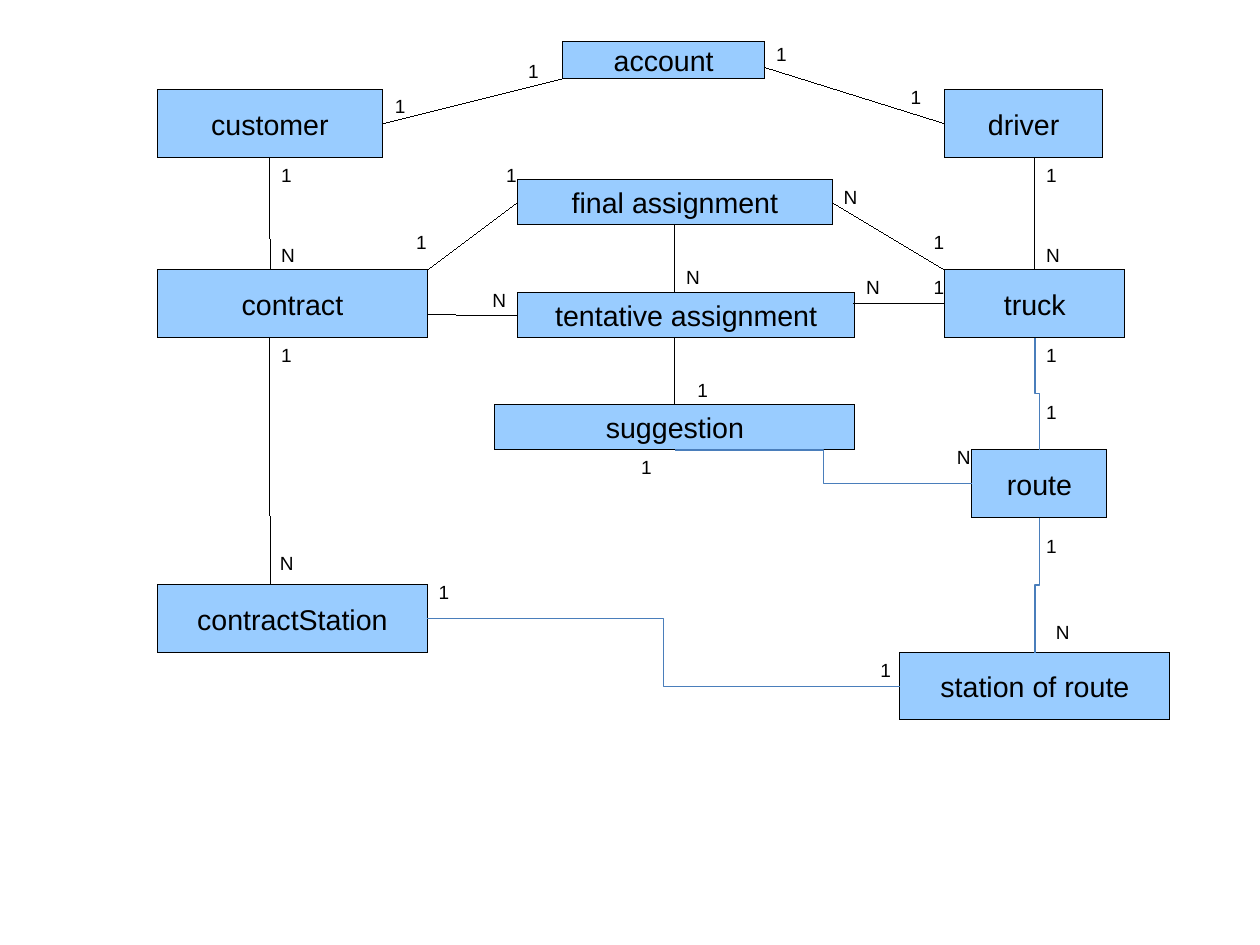
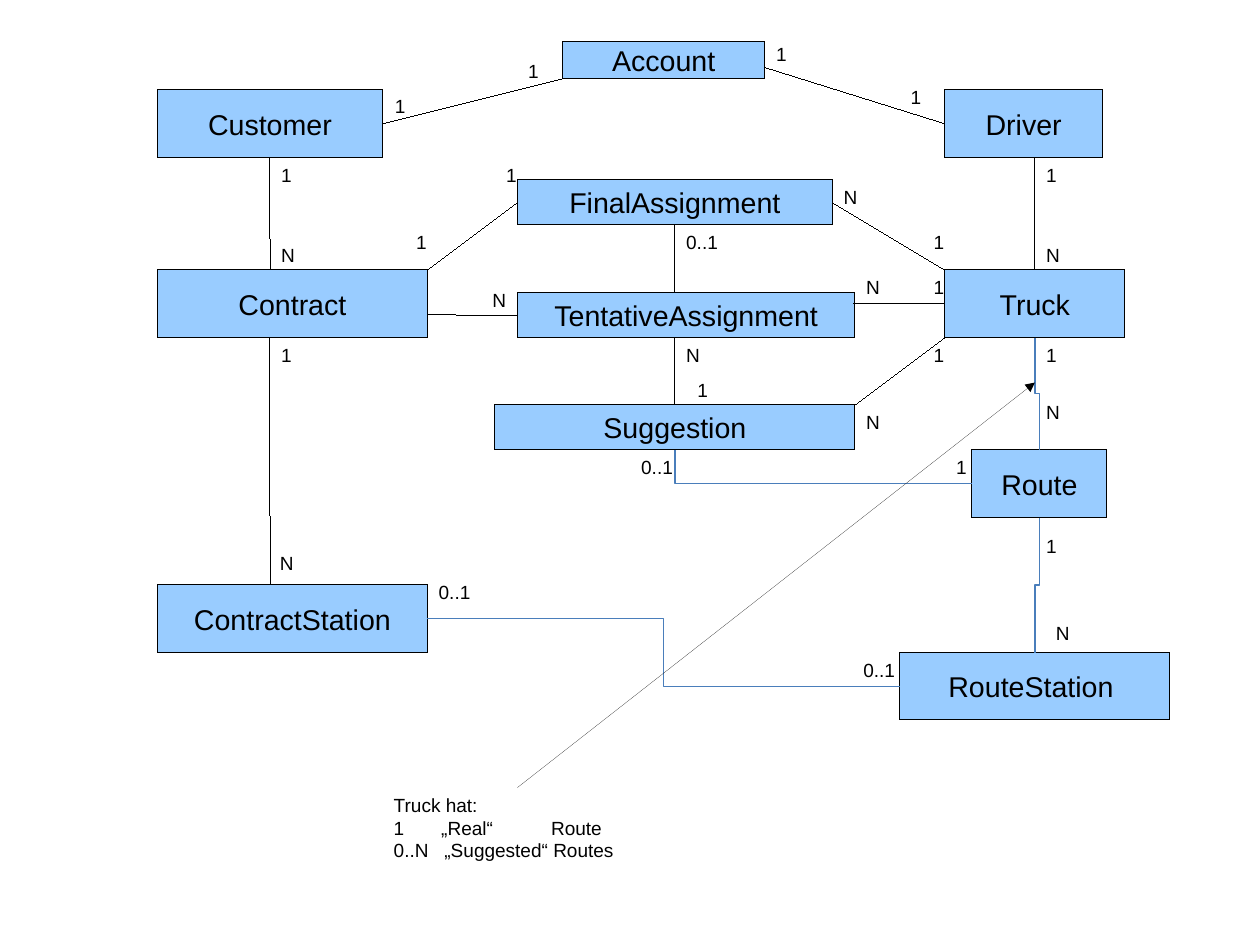
Before and after one commit to wrungel/smart-route, a slide deck: slide 1 of Architektur/ER-Diagram.odp. Drawn at 1260x945 pixels with LibreOffice and Linux fonts; fonts in the diff are those of the drawing. Boxes give left, top, right and bottom in pixels: in the first picture for what was removed or moved away, otherwise in the second. Text is boxed around its words. In the diff, an @@ line names an element or a change of style, - is before the commit and + after.

Commit message:
Corrections on ER-Diagram

```diff
--- a/Architektur/ER-Diagram.odp
+++ b/Architektur/ER-Diagram.odp
@@ text in freeform shape at (x1=612, y1=51, x2=715, y2=72): text changed @@
-account
+Account
@@ text in freeform shape at (x1=208, y1=115, x2=332, y2=136): text changed @@
-customer
+Customer
@@ text in freeform shape at (x1=986, y1=114, x2=1062, y2=136): text changed @@
-driver
+Driver
@@ text in freeform shape at (x1=569, y1=192, x2=780, y2=219): text changed @@
-final assignment
+FinalAssignment
@@ text at (x1=394, y1=235, x2=718, y2=835): text changed @@
-1
+0..1
@@ text "1" rewrapped from (x1=405, y1=225, x2=449, y2=270) to (x1=439, y1=585, x2=471, y2=599) @@
@@ text "1" rewrapped from (x1=528, y1=65, x2=539, y2=78) to (x1=686, y1=235, x2=718, y2=249) @@
@@ text in freeform shape at (x1=238, y1=295, x2=346, y2=316): text changed @@
-contract
+Contract
@@ text in freeform shape at (x1=1000, y1=294, x2=1070, y2=316): text changed @@
-truck
+Truck
@@ text in freeform shape at (x1=554, y1=305, x2=817, y2=332): text changed @@
-tentative assignment
+TentativeAssignment
@@ text "N" moved from (x1=686, y1=271, x2=700, y2=284) to (x1=686, y1=349, x2=700, y2=362) @@
@@ line added from (946, 337) to (855, 405), #000000 0 pt @@
@@ text "1" moved from (x1=395, y1=100, x2=406, y2=113) to (x1=934, y1=349, x2=945, y2=362) @@
@@ arrow added from (518, 788) to (1036, 383), #000000 0 pt @@
@@ text in freeform shape at (x1=603, y1=417, x2=746, y2=444): text changed @@
-suggestion
+Suggestion
@@ text "N" moved from (x1=957, y1=451, x2=971, y2=464) to (x1=866, y1=416, x2=880, y2=429) @@
@@ text added at (x1=1046, y1=406, x2=1060, y2=419), 12 pt, text #000000 @@
+N
@@ text added at (x1=641, y1=460, x2=673, y2=474), 12 pt, text #000000 @@
+0..1
@@ elbow line (676, 450) - (973, 484): route changed @@
@@ text "1" moved from (x1=1046, y1=406, x2=1057, y2=419) to (x1=956, y1=461, x2=967, y2=474) @@
@@ text in freeform shape at (x1=1001, y1=475, x2=1077, y2=496): text changed @@
-route
+Route
@@ text at (x1=439, y1=585, x2=471, y2=599): text changed @@
-1
+0..1
@@ text in freeform shape at (x1=194, y1=609, x2=391, y2=631): text changed @@
-contractStation
+ContractStation
@@ text at (x1=863, y1=663, x2=895, y2=678): text changed @@
-1
+0..1
@@ text in freeform shape at (x1=948, y1=676, x2=1113, y2=698): text changed @@
-station of route
+RouteStation
@@ text added at (x1=394, y1=798, x2=613, y2=861), 12 pt, text #000000 @@
+Truck hat:
+1 „Real“ Route
+0..N „Suggested“ Routes
```
